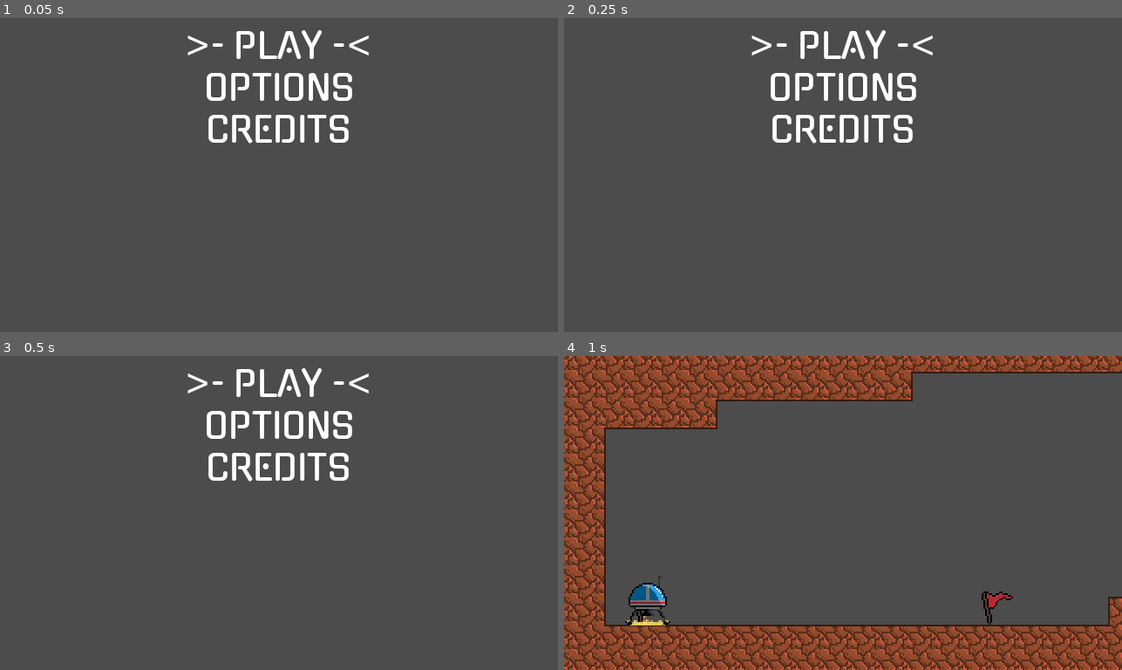
Above: before the commit, frames 1-4 (two rows, left to right).
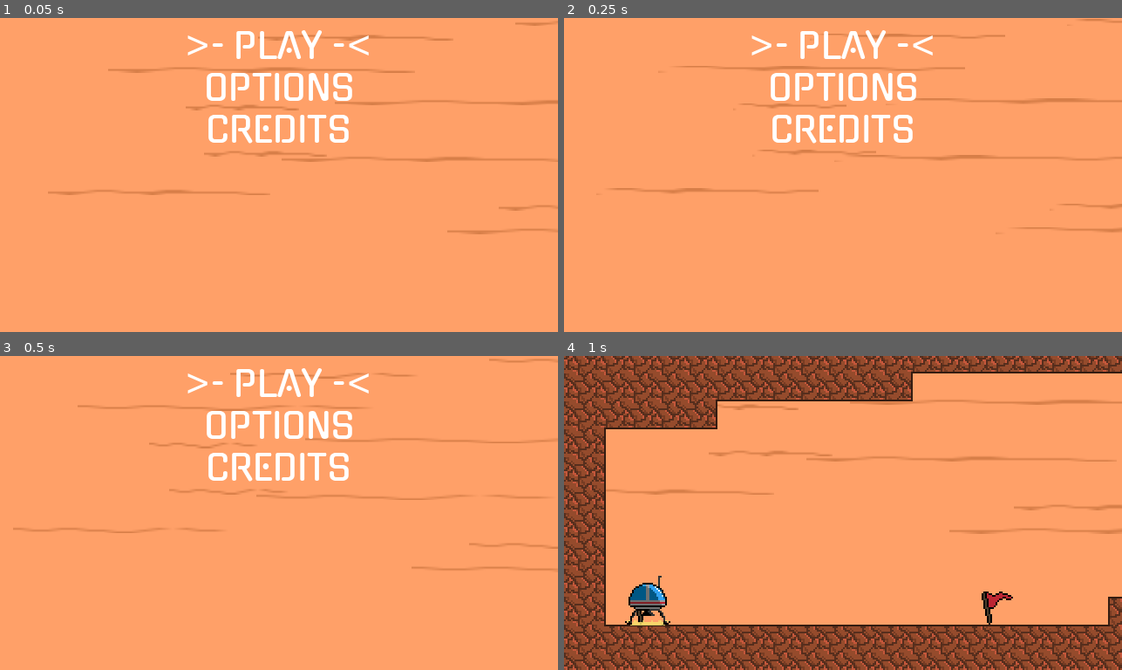
Above: after the commit, the same moments.

Repository: nicholasiasso/GMTKGameJam2020
Game: Godot game, scene res://Game.tscn
Two runs of this game, one before a commit and one after it. Both use one fixed random seed, a clock stepped at 60 frames per second and the inputs below.
Inputs:
- Up to frame 1 (0.05 s): no input
- Up to frame 2 (0.25 s): no input
- Up to frame 3 (0.5 s): no input
- Up to frame 4 (1 s): tap Enter (ui_accept) at 0.5, 0.77 s; hold Right (right) from 0.53 s (still down)

The runs differ from the first frame. In frame 1, 98% of the frame differs, in the area x 0-100%, y 0-100%; in frame 2, 98%; in frame 3, 98%; in frame 4, 66%.

Commit message:
Add background with dust animation, need to fix it for world scene

Diff:
--- a/godotproject/Game.tscn
+++ b/godotproject/Game.tscn
@@ -1,9 +1,14 @@
-[gd_scene load_steps=3 format=2]
+[gd_scene load_steps=4 format=2]
 
+[ext_resource path="res://levels/background-components/Background.tscn" type="PackedScene" id=1]
 [ext_resource path="res://Game.gd" type="Script" id=2]
 [ext_resource path="res://ui/MainMenu.tscn" type="PackedScene" id=3]
 
 [node name="Game" type="Node2D"]
 script = ExtResource( 2 )
 
+[node name="Background" parent="." instance=ExtResource( 1 )]
+margin_right = 320.0
+margin_bottom = 180.0
+
 [node name="MainMenu" parent="." instance=ExtResource( 3 )]
--- a/godotproject/levels/World.tscn
+++ b/godotproject/levels/World.tscn
@@ -5,6 +5,9 @@
 [ext_resource path="res://levels/Checkpoint.tscn" type="PackedScene" id=6]
 [ext_resource path="res://character/Character.tscn" type="PackedScene" id=8]
 
+[sub_resource type="ConvexPolygonShape2D" id=1]
+points = PoolVector2Array( 0, 0, 16, 0, 16, 16, 0, 16 )
+
 [sub_resource type="ConvexPolygonShape2D" id=2]
 points = PoolVector2Array( 0, 0, 16, 0, 16, 16, 0, 16 )
 
@@ -143,10 +146,7 @@
 [sub_resource type="ConvexPolygonShape2D" id=47]
 points = PoolVector2Array( 0, 0, 16, 0, 16, 16, 0, 16 )
 
-[sub_resource type="ConvexPolygonShape2D" id=48]
-points = PoolVector2Array( 0, 0, 16, 0, 16, 16, 0, 16 )
-
-[sub_resource type="TileSet" id=1]
+[sub_resource type="TileSet" id=48]
 0/name = "rocktiles.png 0"
 0/texture = ExtResource( 3 )
 0/tex_offset = Vector2( 0, 0 )
@@ -166,290 +166,290 @@
 0/navigation_offset = Vector2( 0, 0 )
 0/shape_offset = Vector2( 0, 0 )
 0/shape_transform = Transform2D( 1, 0, 0, 1, 0, 0 )
-0/shape = SubResource( 2 )
+0/shape = SubResource( 1 )
 0/shape_one_way = false
 0/shape_one_way_margin = 1.0
 0/shapes = [ {
 "autotile_coord": Vector2( 3, 3 ),
 "one_way": false,
 "one_way_margin": 1.0,
+"shape": SubResource( 1 ),
+"shape_transform": Transform2D( 1, 0, 0, 1, 0, 0 )
+}, {
+"autotile_coord": Vector2( 0, 0 ),
+"one_way": false,
+"one_way_margin": 1.0,
 "shape": SubResource( 2 ),
 "shape_transform": Transform2D( 1, 0, 0, 1, 0, 0 )
 }, {
-"autotile_coord": Vector2( 0, 0 ),
+"autotile_coord": Vector2( 1, 0 ),
 "one_way": false,
 "one_way_margin": 1.0,
 "shape": SubResource( 3 ),
 "shape_transform": Transform2D( 1, 0, 0, 1, 0, 0 )
 }, {
-"autotile_coord": Vector2( 1, 0 ),
+"autotile_coord": Vector2( 2, 0 ),
 "one_way": false,
 "one_way_margin": 1.0,
 "shape": SubResource( 4 ),
 "shape_transform": Transform2D( 1, 0, 0, 1, 0, 0 )
 }, {
-"autotile_coord": Vector2( 2, 0 ),
+"autotile_coord": Vector2( 0, 1 ),
 "one_way": false,
 "one_way_margin": 1.0,
 "shape": SubResource( 5 ),
 "shape_transform": Transform2D( 1, 0, 0, 1, 0, 0 )
 }, {
-"autotile_coord": Vector2( 0, 1 ),
+"autotile_coord": Vector2( 1, 1 ),
 "one_way": false,
 "one_way_margin": 1.0,
 "shape": SubResource( 6 ),
 "shape_transform": Transform2D( 1, 0, 0, 1, 0, 0 )
 }, {
-"autotile_coord": Vector2( 1, 1 ),
+"autotile_coord": Vector2( 2, 1 ),
 "one_way": false,
 "one_way_margin": 1.0,
 "shape": SubResource( 7 ),
 "shape_transform": Transform2D( 1, 0, 0, 1, 0, 0 )
 }, {
-"autotile_coord": Vector2( 2, 1 ),
+"autotile_coord": Vector2( 0, 2 ),
 "one_way": false,
 "one_way_margin": 1.0,
 "shape": SubResource( 8 ),
 "shape_transform": Transform2D( 1, 0, 0, 1, 0, 0 )
 }, {
-"autotile_coord": Vector2( 0, 2 ),
+"autotile_coord": Vector2( 1, 2 ),
 "one_way": false,
 "one_way_margin": 1.0,
 "shape": SubResource( 9 ),
 "shape_transform": Transform2D( 1, 0, 0, 1, 0, 0 )
 }, {
-"autotile_coord": Vector2( 1, 2 ),
+"autotile_coord": Vector2( 2, 2 ),
 "one_way": false,
 "one_way_margin": 1.0,
 "shape": SubResource( 10 ),
 "shape_transform": Transform2D( 1, 0, 0, 1, 0, 0 )
 }, {
-"autotile_coord": Vector2( 2, 2 ),
+"autotile_coord": Vector2( 0, 3 ),
 "one_way": false,
 "one_way_margin": 1.0,
 "shape": SubResource( 11 ),
 "shape_transform": Transform2D( 1, 0, 0, 1, 0, 0 )
 }, {
-"autotile_coord": Vector2( 0, 3 ),
+"autotile_coord": Vector2( 1, 3 ),
 "one_way": false,
 "one_way_margin": 1.0,
 "shape": SubResource( 12 ),
 "shape_transform": Transform2D( 1, 0, 0, 1, 0, 0 )
 }, {
-"autotile_coord": Vector2( 1, 3 ),
+"autotile_coord": Vector2( 2, 3 ),
 "one_way": false,
 "one_way_margin": 1.0,
 "shape": SubResource( 13 ),
 "shape_transform": Transform2D( 1, 0, 0, 1, 0, 0 )
 }, {
-"autotile_coord": Vector2( 2, 3 ),
+"autotile_coord": Vector2( 3, 0 ),
 "one_way": false,
 "one_way_margin": 1.0,
 "shape": SubResource( 14 ),
 "shape_transform": Transform2D( 1, 0, 0, 1, 0, 0 )
 }, {
-"autotile_coord": Vector2( 3, 0 ),
+"autotile_coord": Vector2( 3, 1 ),
 "one_way": false,
 "one_way_margin": 1.0,
 "shape": SubResource( 15 ),
 "shape_transform": Transform2D( 1, 0, 0, 1, 0, 0 )
 }, {
-"autotile_coord": Vector2( 3, 1 ),
+"autotile_coord": Vector2( 3, 2 ),
 "one_way": false,
 "one_way_margin": 1.0,
 "shape": SubResource( 16 ),
 "shape_transform": Transform2D( 1, 0, 0, 1, 0, 0 )
 }, {
-"autotile_coord": Vector2( 3, 2 ),
+"autotile_coord": Vector2( 4, 0 ),
 "one_way": false,
 "one_way_margin": 1.0,
 "shape": SubResource( 17 ),
 "shape_transform": Transform2D( 1, 0, 0, 1, 0, 0 )
 }, {
-"autotile_coord": Vector2( 4, 0 ),
+"autotile_coord": Vector2( 6, 1 ),
 "one_way": false,
 "one_way_margin": 1.0,
 "shape": SubResource( 18 ),
 "shape_transform": Transform2D( 1, 0, 0, 1, 0, 0 )
 }, {
-"autotile_coord": Vector2( 6, 1 ),
+"autotile_coord": Vector2( 5, 0 ),
 "one_way": false,
 "one_way_margin": 1.0,
 "shape": SubResource( 19 ),
 "shape_transform": Transform2D( 1, 0, 0, 1, 0, 0 )
 }, {
-"autotile_coord": Vector2( 5, 0 ),
+"autotile_coord": Vector2( 5, 1 ),
 "one_way": false,
 "one_way_margin": 1.0,
 "shape": SubResource( 20 ),
 "shape_transform": Transform2D( 1, 0, 0, 1, 0, 0 )
 }, {
-"autotile_coord": Vector2( 5, 1 ),
+"autotile_coord": Vector2( 4, 1 ),
 "one_way": false,
 "one_way_margin": 1.0,
 "shape": SubResource( 21 ),
 "shape_transform": Transform2D( 1, 0, 0, 1, 0, 0 )
 }, {
-"autotile_coord": Vector2( 4, 1 ),
+"autotile_coord": Vector2( 6, 0 ),
 "one_way": false,
 "one_way_margin": 1.0,
 "shape": SubResource( 22 ),
 "shape_transform": Transform2D( 1, 0, 0, 1, 0, 0 )
 }, {
-"autotile_coord": Vector2( 6, 0 ),
+"autotile_coord": Vector2( 4, 2 ),
 "one_way": false,
 "one_way_margin": 1.0,
 "shape": SubResource( 23 ),
 "shape_transform": Transform2D( 1, 0, 0, 1, 0, 0 )
 }, {
-"autotile_coord": Vector2( 4, 2 ),
+"autotile_coord": Vector2( 5, 2 ),
 "one_way": false,
 "one_way_margin": 1.0,
 "shape": SubResource( 24 ),
 "shape_transform": Transform2D( 1, 0, 0, 1, 0, 0 )
 }, {
-"autotile_coord": Vector2( 5, 2 ),
+"autotile_coord": Vector2( 6, 2 ),
 "one_way": false,
 "one_way_margin": 1.0,
 "shape": SubResource( 25 ),
 "shape_transform": Transform2D( 1, 0, 0, 1, 0, 0 )
 }, {
-"autotile_coord": Vector2( 6, 2 ),
+"autotile_coord": Vector2( 4, 3 ),
 "one_way": false,
 "one_way_margin": 1.0,
 "shape": SubResource( 26 ),
 "shape_transform": Transform2D( 1, 0, 0, 1, 0, 0 )
 }, {
-"autotile_coord": Vector2( 4, 3 ),
+"autotile_coord": Vector2( 5, 3 ),
 "one_way": false,
 "one_way_margin": 1.0,
 "shape": SubResource( 27 ),
 "shape_transform": Transform2D( 1, 0, 0, 1, 0, 0 )
 }, {
-"autotile_coord": Vector2( 5, 3 ),
+"autotile_coord": Vector2( 6, 3 ),
 "one_way": false,
 "one_way_margin": 1.0,
 "shape": SubResource( 28 ),
 "shape_transform": Transform2D( 1, 0, 0, 1, 0, 0 )
 }, {
-"autotile_coord": Vector2( 6, 3 ),
+"autotile_coord": Vector2( 4, 4 ),
 "one_way": false,
 "one_way_margin": 1.0,
 "shape": SubResource( 29 ),
 "shape_transform": Transform2D( 1, 0, 0, 1, 0, 0 )
 }, {
-"autotile_coord": Vector2( 4, 4 ),
+"autotile_coord": Vector2( 6, 4 ),
 "one_way": false,
 "one_way_margin": 1.0,
 "shape": SubResource( 30 ),
 "shape_transform": Transform2D( 1, 0, 0, 1, 0, 0 )
 }, {
-"autotile_coord": Vector2( 6, 4 ),
+"autotile_coord": Vector2( 5, 4 ),
 "one_way": false,
 "one_way_margin": 1.0,
 "shape": SubResource( 31 ),
 "shape_transform": Transform2D( 1, 0, 0, 1, 0, 0 )
 }, {
-"autotile_coord": Vector2( 5, 4 ),
+"autotile_coord": Vector2( 7, 4 ),
 "one_way": false,
 "one_way_margin": 1.0,
 "shape": SubResource( 32 ),
 "shape_transform": Transform2D( 1, 0, 0, 1, 0, 0 )
 }, {
-"autotile_coord": Vector2( 7, 4 ),
+"autotile_coord": Vector2( 8, 4 ),
 "one_way": false,
 "one_way_margin": 1.0,
 "shape": SubResource( 33 ),
 "shape_transform": Transform2D( 1, 0, 0, 1, 0, 0 )
 }, {
-"autotile_coord": Vector2( 8, 4 ),
+"autotile_coord": Vector2( 7, 3 ),
 "one_way": false,
 "one_way_margin": 1.0,
 "shape": SubResource( 34 ),
 "shape_transform": Transform2D( 1, 0, 0, 1, 0, 0 )
 }, {
-"autotile_coord": Vector2( 7, 3 ),
+"autotile_coord": Vector2( 8, 3 ),
 "one_way": false,
 "one_way_margin": 1.0,
 "shape": SubResource( 35 ),
 "shape_transform": Transform2D( 1, 0, 0, 1, 0, 0 )
 }, {
-"autotile_coord": Vector2( 8, 3 ),
+"autotile_coord": Vector2( 9, 3 ),
 "one_way": false,
 "one_way_margin": 1.0,
 "shape": SubResource( 36 ),
 "shape_transform": Transform2D( 1, 0, 0, 1, 0, 0 )
 }, {
-"autotile_coord": Vector2( 9, 3 ),
+"autotile_coord": Vector2( 10, 3 ),
 "one_way": false,
 "one_way_margin": 1.0,
 "shape": SubResource( 37 ),
 "shape_transform": Transform2D( 1, 0, 0, 1, 0, 0 )
 }, {
-"autotile_coord": Vector2( 10, 3 ),
+"autotile_coord": Vector2( 7, 2 ),
 "one_way": false,
 "one_way_margin": 1.0,
 "shape": SubResource( 38 ),
 "shape_transform": Transform2D( 1, 0, 0, 1, 0, 0 )
 }, {
-"autotile_coord": Vector2( 7, 2 ),
+"autotile_coord": Vector2( 8, 2 ),
 "one_way": false,
 "one_way_margin": 1.0,
 "shape": SubResource( 39 ),
 "shape_transform": Transform2D( 1, 0, 0, 1, 0, 0 )
 }, {
-"autotile_coord": Vector2( 8, 2 ),
+"autotile_coord": Vector2( 9, 2 ),
 "one_way": false,
 "one_way_margin": 1.0,
 "shape": SubResource( 40 ),
 "shape_transform": Transform2D( 1, 0, 0, 1, 0, 0 )
 }, {
-"autotile_coord": Vector2( 9, 2 ),
+"autotile_coord": Vector2( 10, 2 ),
 "one_way": false,
 "one_way_margin": 1.0,
 "shape": SubResource( 41 ),
 "shape_transform": Transform2D( 1, 0, 0, 1, 0, 0 )
 }, {
-"autotile_coord": Vector2( 10, 2 ),
+"autotile_coord": Vector2( 7, 1 ),
 "one_way": false,
 "one_way_margin": 1.0,
 "shape": SubResource( 42 ),
 "shape_transform": Transform2D( 1, 0, 0, 1, 0, 0 )
 }, {
-"autotile_coord": Vector2( 7, 1 ),
+"autotile_coord": Vector2( 7, 0 ),
 "one_way": false,
 "one_way_margin": 1.0,
 "shape": SubResource( 43 ),
 "shape_transform": Transform2D( 1, 0, 0, 1, 0, 0 )
 }, {
-"autotile_coord": Vector2( 7, 0 ),
+"autotile_coord": Vector2( 9, 0 ),
 "one_way": false,
 "one_way_margin": 1.0,
 "shape": SubResource( 44 ),
 "shape_transform": Transform2D( 1, 0, 0, 1, 0, 0 )
 }, {
-"autotile_coord": Vector2( 9, 0 ),
+"autotile_coord": Vector2( 8, 0 ),
 "one_way": false,
 "one_way_margin": 1.0,
 "shape": SubResource( 45 ),
 "shape_transform": Transform2D( 1, 0, 0, 1, 0, 0 )
 }, {
-"autotile_coord": Vector2( 8, 0 ),
+"autotile_coord": Vector2( 8, 1 ),
 "one_way": false,
 "one_way_margin": 1.0,
 "shape": SubResource( 46 ),
 "shape_transform": Transform2D( 1, 0, 0, 1, 0, 0 )
 }, {
-"autotile_coord": Vector2( 8, 1 ),
+"autotile_coord": Vector2( 9, 1 ),
 "one_way": false,
 "one_way_margin": 1.0,
 "shape": SubResource( 47 ),
-"shape_transform": Transform2D( 1, 0, 0, 1, 0, 0 )
-}, {
-"autotile_coord": Vector2( 9, 1 ),
-"one_way": false,
-"one_way_margin": 1.0,
-"shape": SubResource( 48 ),
 "shape_transform": Transform2D( 1, 0, 0, 1, 0, 0 )
 } ]
 0/z_index = 0
--- /dev/null
+++ b/godotproject/levels/background-components/Background.gd
@@ -0,0 +1,21 @@
+extends MarginContainer
+
+export var initial_dust_count: int = 10
+
+# Called when the node enters the scene tree for the first time.
+func _ready():
+	for i in range(initial_dust_count):
+		add_random_dust(rand_range(0, ProjectSettings.get_setting("display/window/size/width")))
+
+	pass # Replace with function body.
+
+func add_random_dust(x_offset: int =0) -> void:
+	$DustSpawnPath/DustSpawner.offset = randi()
+	var dust = load("res://levels/background-components/Dust.tscn").instance()
+	add_child(dust)
+	dust.position = $DustSpawnPath/DustSpawner.position
+	dust.position = Vector2(dust.position.x - x_offset, dust.position.y)
+
+
+func _on_DustTimer_timeout():
+	add_random_dust()
--- /dev/null
+++ b/godotproject/levels/background-components/Background.tscn
@@ -0,0 +1,32 @@
+[gd_scene load_steps=3 format=2]
+
+[ext_resource path="res://levels/background-components/Background.gd" type="Script" id=1]
+
+[sub_resource type="Curve2D" id=2]
+_data = {
+"points": PoolVector2Array( 0, 0, 0, 0, 320, 0, 0, 0, 0, 0, 320, 136 )
+}
+
+[node name="Background" type="MarginContainer"]
+anchor_right = 1.0
+anchor_bottom = 1.0
+script = ExtResource( 1 )
+__meta__ = {
+"_edit_use_anchors_": false
+}
+
+[node name="ColorRect" type="ColorRect" parent="."]
+margin_right = 320.0
+margin_bottom = 180.0
+color = Color( 1, 0.627451, 0.407843, 1 )
+
+[node name="DustSpawnPath" type="Path2D" parent="."]
+curve = SubResource( 2 )
+
+[node name="DustSpawner" type="PathFollow2D" parent="DustSpawnPath"]
+position = Vector2( 320, 0 )
+rotation = 1.5708
+
+[node name="DustTimer" type="Timer" parent="."]
+autostart = true
+[connection signal="timeout" from="DustTimer" to="." method="_on_DustTimer_timeout"]
--- /dev/null
+++ b/godotproject/levels/background-components/Dust.gd
@@ -0,0 +1,18 @@
+extends Node2D
+
+export var min_speed: int = 25
+export var max_speed: int = 50
+
+export var min_scale: int = 4
+export var max_scale: int = 16
+
+# Random speed set when created
+var speed: int = rand_range(min_speed, max_speed)
+
+func _ready():
+	#Random scale for sprite when created
+	scale = Vector2(rand_range(min_scale, max_scale), 1)
+
+# Called every frame. 'delta' is the elapsed time since the previous frame.
+func _process(delta):
+	self.position.x = self.position.x - (speed * delta)
--- /dev/null
+++ b/godotproject/levels/background-components/Dust.tscn
@@ -0,0 +1,42 @@
+[gd_scene load_steps=8 format=2]
+
+[ext_resource path="res://assets/images/dust1.png" type="Texture" id=1]
+[ext_resource path="res://levels/background-components/Dust.gd" type="Script" id=2]
+
+[sub_resource type="AtlasTexture" id=1]
+flags = 4
+atlas = ExtResource( 1 )
+region = Rect2( 0, 0, 16, 4 )
+
+[sub_resource type="AtlasTexture" id=2]
+flags = 4
+atlas = ExtResource( 1 )
+region = Rect2( 16, 0, 16, 4 )
+
+[sub_resource type="AtlasTexture" id=3]
+flags = 4
+atlas = ExtResource( 1 )
+region = Rect2( 32, 0, 16, 4 )
+
+[sub_resource type="AtlasTexture" id=4]
+flags = 4
+atlas = ExtResource( 1 )
+region = Rect2( 48, 0, 16, 4 )
+
+[sub_resource type="SpriteFrames" id=5]
+animations = [ {
+"frames": [ SubResource( 1 ), SubResource( 2 ), SubResource( 3 ), SubResource( 4 ) ],
+"loop": true,
+"name": "dust",
+"speed": 5.0
+} ]
+
+[node name="Dust" type="Node2D"]
+script = ExtResource( 2 )
+
+[node name="AnimatedSprite" type="AnimatedSprite" parent="."]
+frames = SubResource( 5 )
+animation = "dust"
+frame = 1
+playing = true
+centered = false
Binary file added: godotproject/assets/images/dust1.png
Not shown, added: godotproject/assets/images/dust1.png.import
Not shown: 1 places in godotproject/levels/World.tscn that only renumber resources
Not shown, added: godotproject/assets/images/dust1.pyxel
